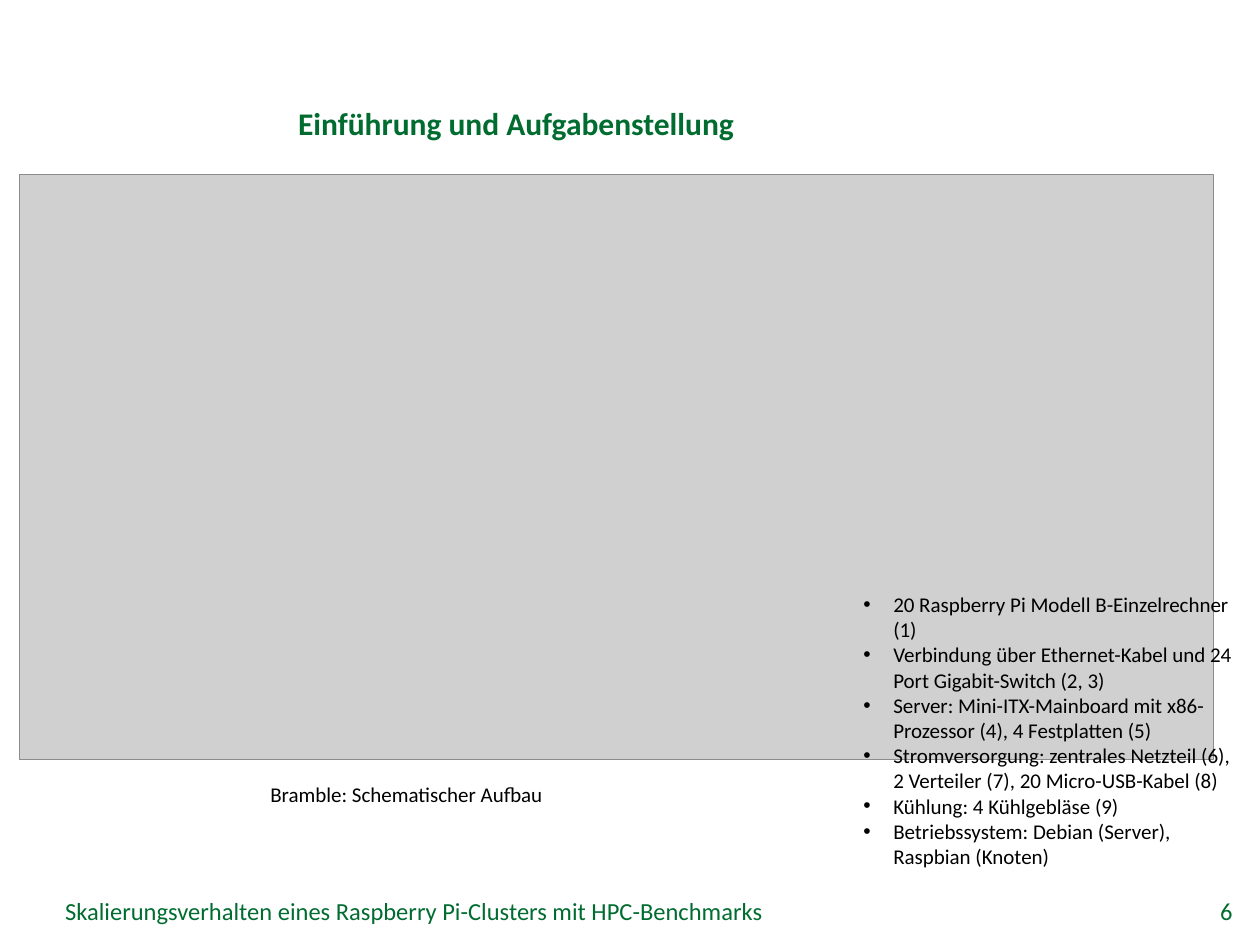
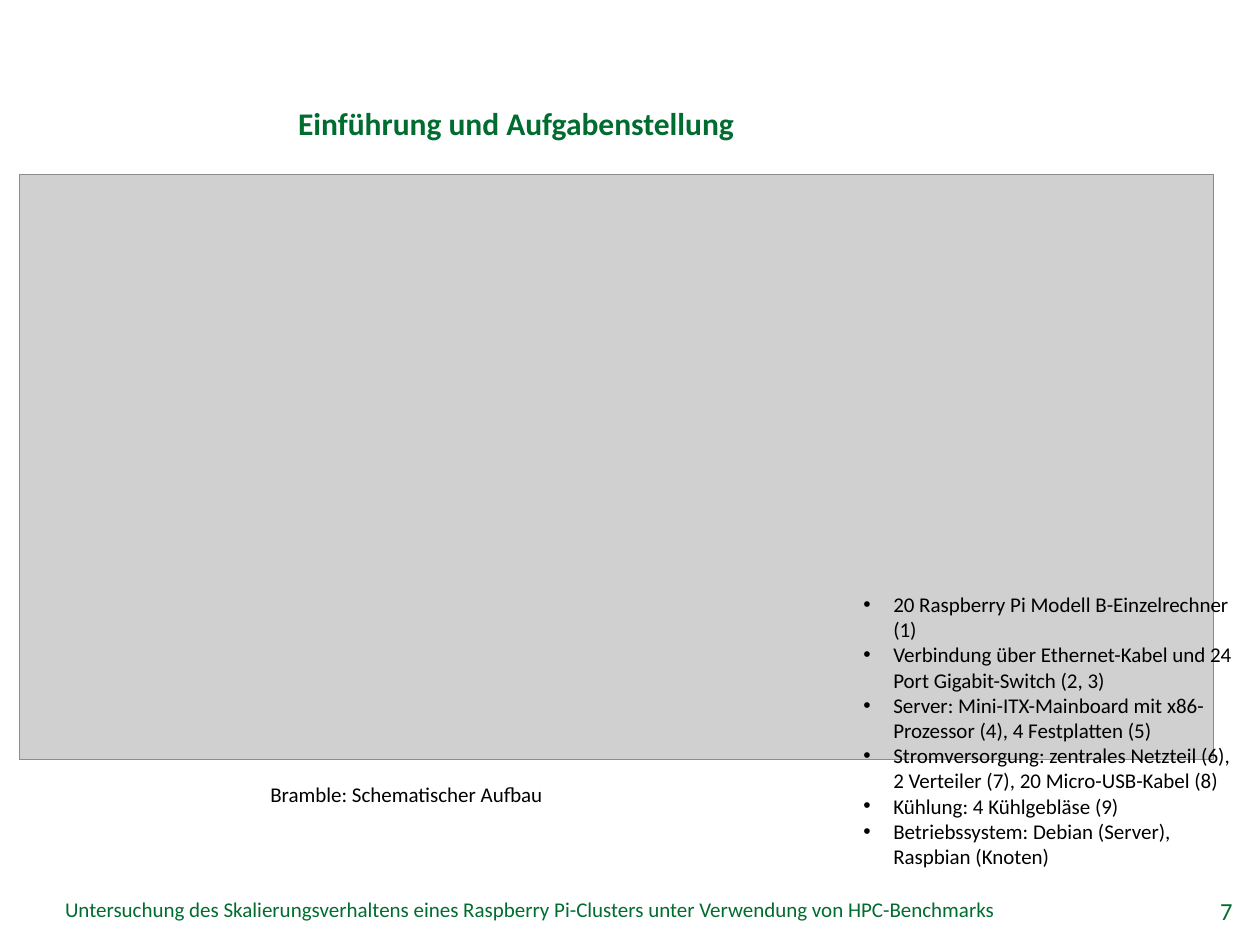
Before and after one commit to missgreenwood/bachelor-arbeit, a slide deck: slide 7 of Disputation/grei14.pptx (slide 6 before the commit). Drawn at 1260x945 pixels with LibreOffice and Linux fonts; fonts in the diff are those of the drawing; grey boxes stand for pictures; background and template pictures are left out. Boxes give left, top, right and bottom in pixels: in the first picture for what was removed or moved away, otherwise in the second. Text is boxed around its words. In the diff, an @@ line names an element or a change of style, - is before the commit and + after.

```diff
--- a/Disputation/grei14.pptx
+++ b/Disputation/grei14.pptx
@@ text at (65, 902, 994, 921): text changed; size 14 to 12 pt @@
-Skalierungsverhalten eines Raspberry Pi-Clusters mit HPC-Benchmarks
+Untersuchung des Skalierungsverhaltens eines Raspberry Pi-Clusters unter Verwendung von HPC-Benchmarks
@@ page number at (1220, 904, 1232, 920): text changed @@
-6
+7
```
Also in this commit, not shown: 23 other slides changed, 1 slide added, 1 slide removed, 5 other files.
